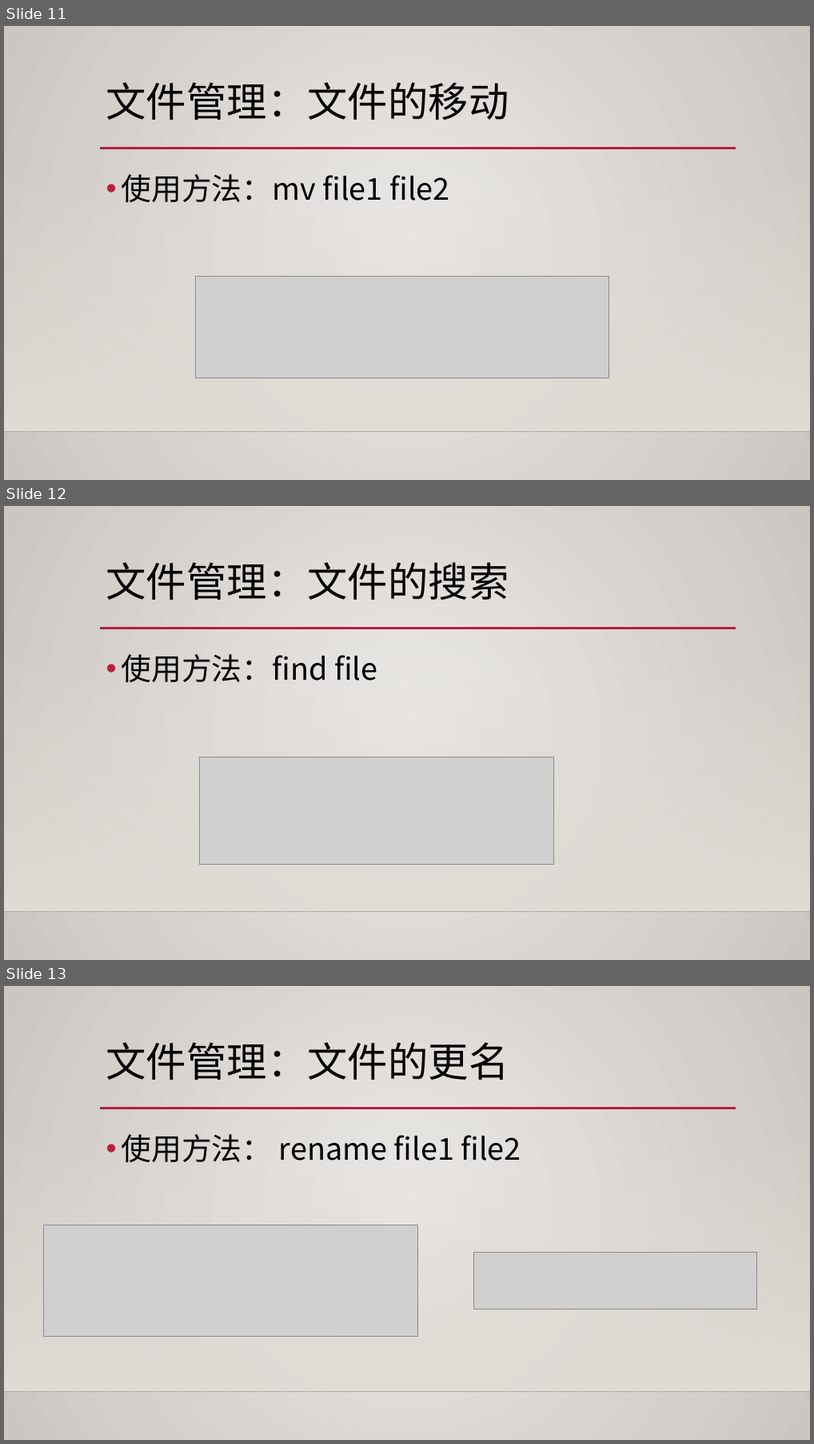
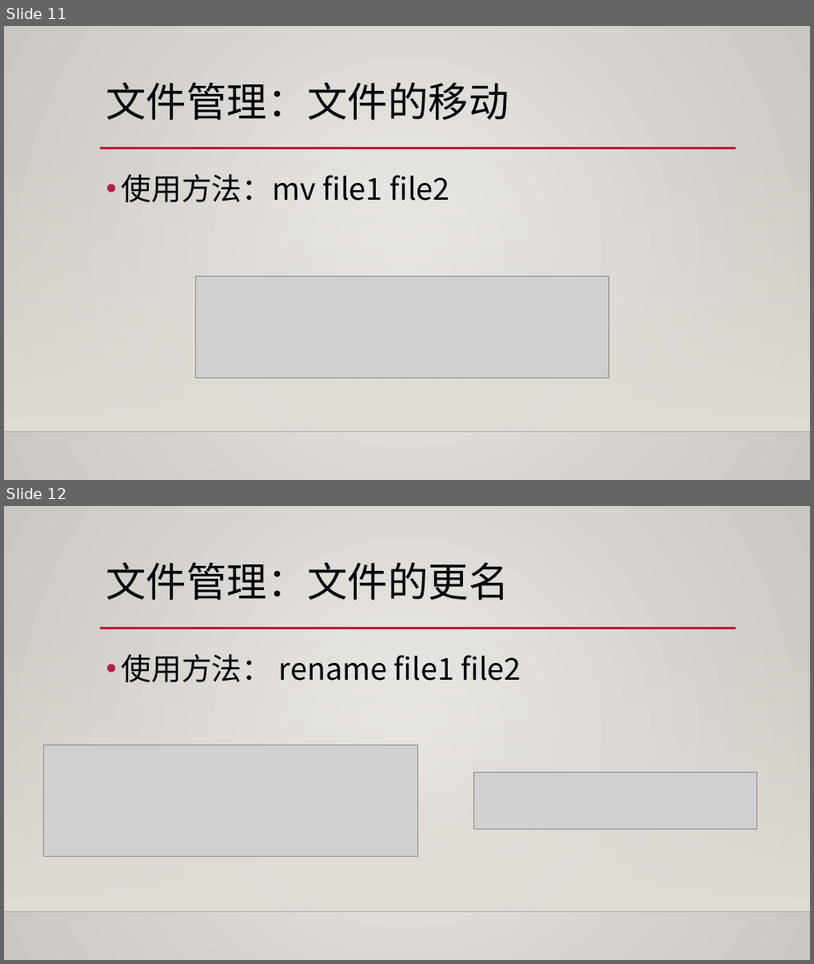
Before and after one commit to wuhaixu2016/xv6_OS, a slide deck: report/shell改进.pptx. Shown one above the other, each under a label of ours: slides 11, 12 and 13 before the commit, slides 11 and 12 after it. The pictures are 814x1444 and 814x964 pixels, drawn with LibreOffice and Linux fonts; fonts in the diff are those of the drawing; grey boxes stand for pictures; background and template pictures are left out. Boxes give left, top, right and bottom in pixels: in the first picture for what was removed or moved away, otherwise in the second. Text is boxed around its words. In the diff, an @@ line names an element or a change of style, - is before the commit and + after.

```diff
--- a/report/shell改进.pptx
+++ b/report/shell改进.pptx
@@ slide 12 removed at <box>4,506,810,960</box>, background gradient #ECEAE7 to #CAC7C1; not listed: 3 template elements that a slide beside it also shows @@
@@ title removed at <box>106,562,510,600</box> @@
-文件管理：文件的搜索
@@ text removed at <box>121,654,378,683</box> @@
-• 使用方法：find file
@@ picture removed at <box>199,756,554,864</box> @@
@@ what was slide 13 is now slide 12 @@
```
Also in this commit, not shown: 1 slide changed.
